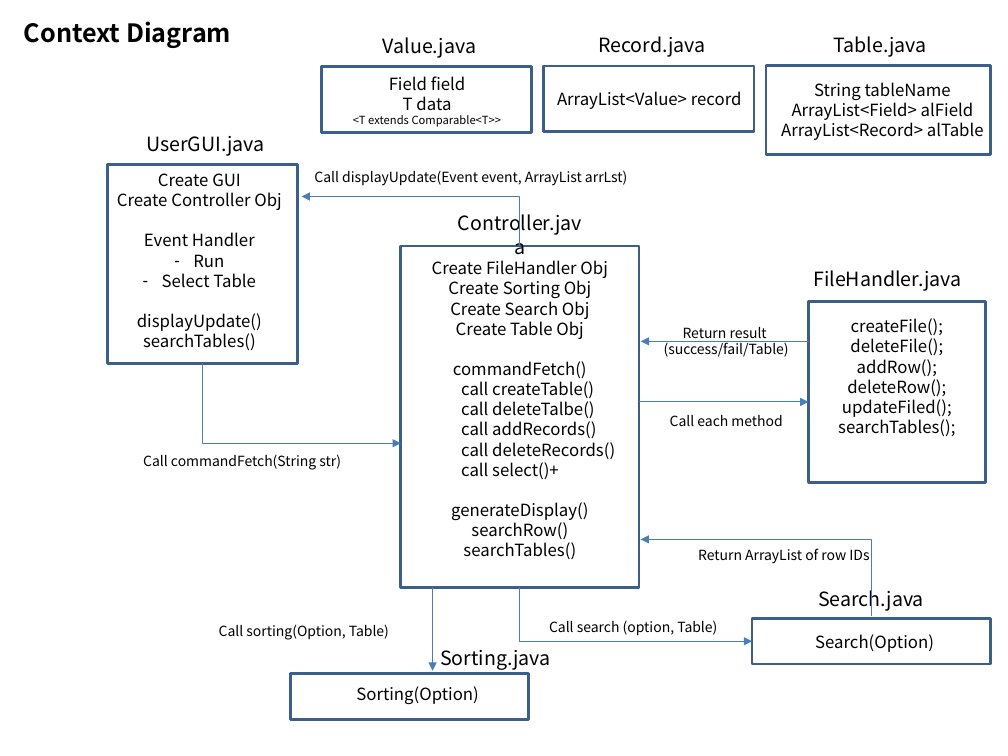
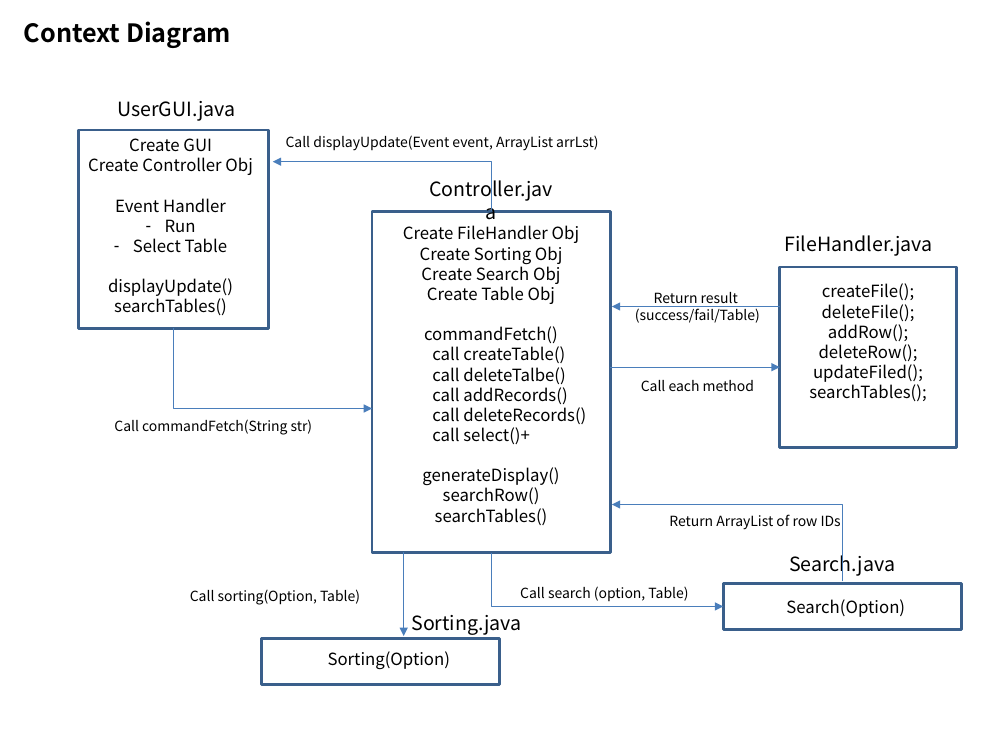
Before and after one commit to AlanCILee/DataStructureProject, a slide deck: slide 2 of doc/Design.pptx (slide 1 before the commit). Drawn at 1008x756 pixels with LibreOffice and Linux fonts; fonts in the diff are those of the drawing. Boxes give left, top, right and bottom in pixels: in the first picture for what was removed or moved away, otherwise in the second. Text is boxed around its words. In the diff, an @@ line names an element or a change of style, - is before the commit and + after.

```diff
--- a/doc/Design.pptx
+++ b/doc/Design.pptx
@@ text removed at (x1=383, y1=37, x2=477, y2=58) @@
-Value.java
@@ text removed at (x1=598, y1=36, x2=705, y2=57) @@
-Record.java
@@ text removed at (x1=833, y1=36, x2=926, y2=57) @@
-Table.java
@@ rectangle removed at (x1=322, y1=67, x2=532, y2=132) @@
@@ text removed at (x1=353, y1=76, x2=502, y2=127) @@
-Field field
-T data
-<T extends Comparable<T>>
@@ rectangle removed at (x1=543, y1=67, x2=754, y2=132) @@
@@ rectangle removed at (x1=766, y1=66, x2=990, y2=154) @@
@@ text removed at (x1=781, y1=82, x2=984, y2=140) @@
-String tableName
-ArrayList<Field> alField
-ArrayList<Record> alTable
@@ text removed at (x1=557, y1=91, x2=742, y2=109) @@
-ArrayList<Value> record
@@ 17 texts, 5 rectangles, 4 elbow arrows, 3 arrows moved together from (x1=107, y1=136, x2=990, y2=719) to (x1=79, y1=101, x2=962, y2=684) @@
```
Also in this commit, not shown: 1 other slide changed, 1 slide added.
